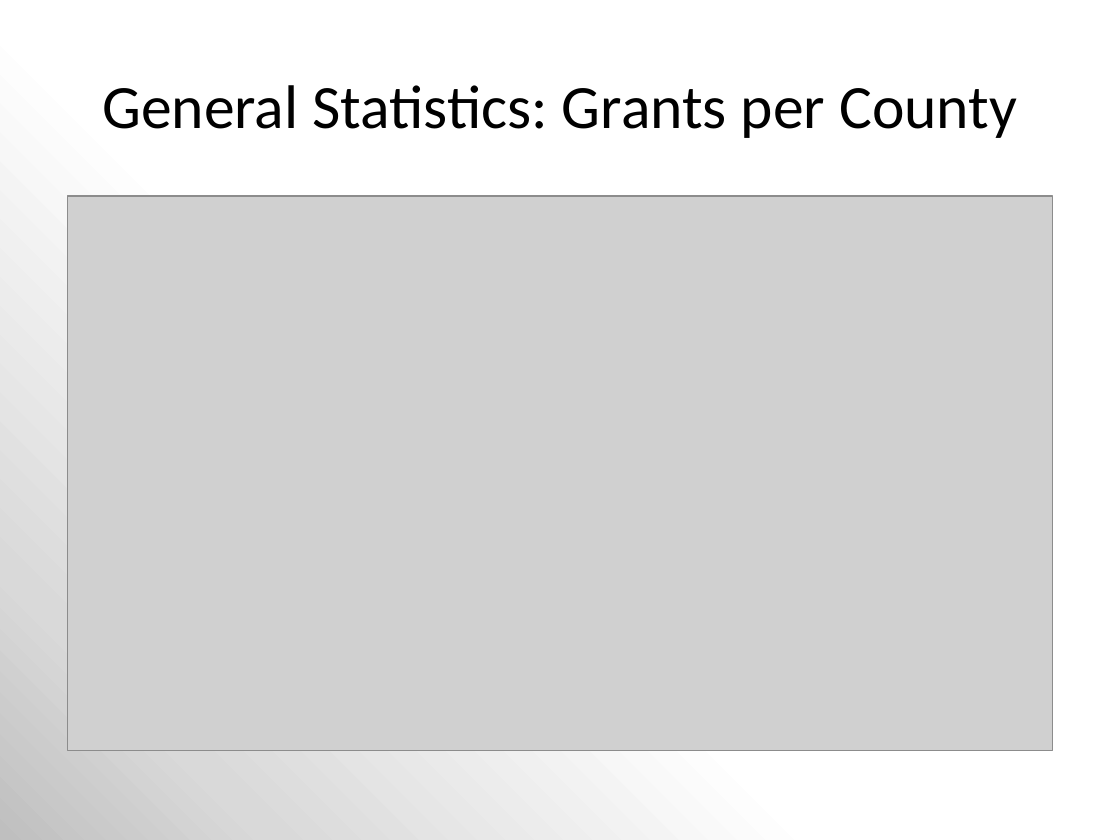
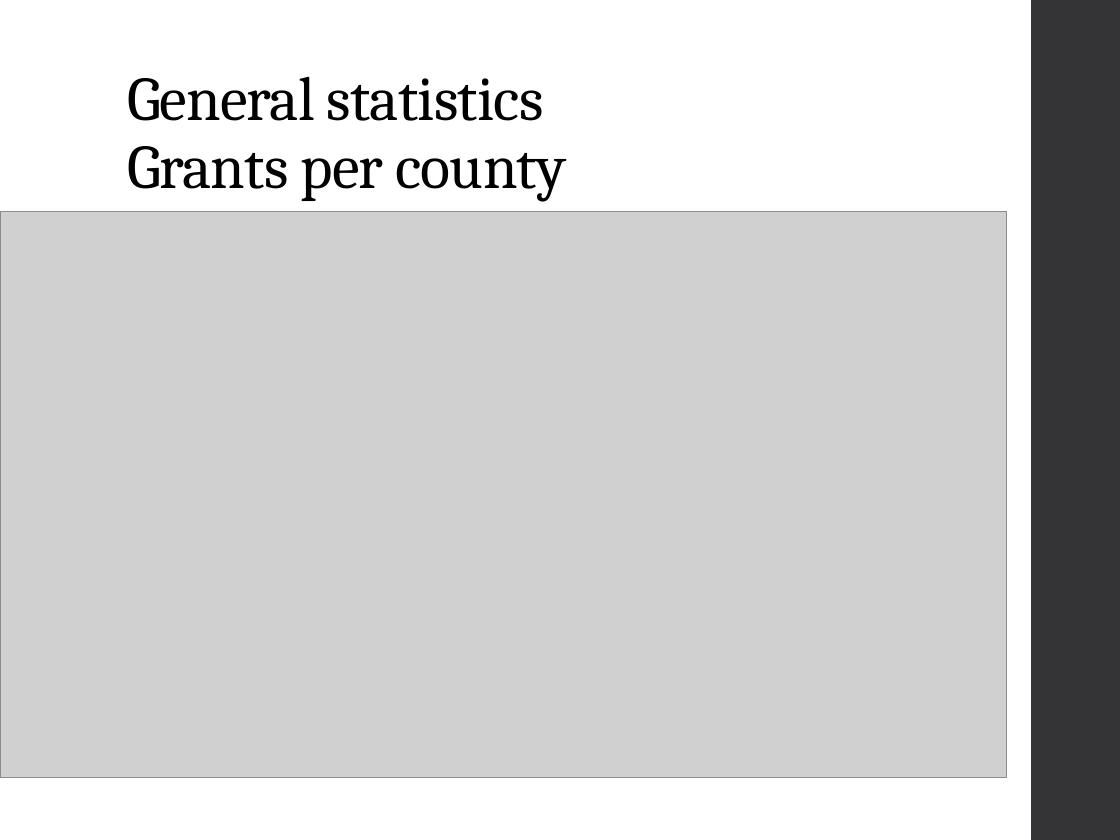
Before and after one commit to MizzouDataMiningCourse-Vaccines/VaccineEffectiveness, a slide deck: slide 7 of docs/Mining NIH Grant Data.pptx (slide 6 before the commit). Drawn at 1120x840 pixels with LibreOffice and Linux fonts; fonts in the diff are those of the drawing; grey boxes stand for pictures. Boxes give left, top, right and bottom in pixels: in the first picture for what was removed or moved away, otherwise in the second. Text is boxed around its words. In the diff, an @@ line names an element or a change of style, - is before the commit and + after.

```diff
--- a/docs/Mining NIH Grant Data.pptx
+++ b/docs/Mining NIH Grant Data.pptx
@@ background gradient #BFBFBF to #D9D9D9 to #FFFFFF to #FFFFFF @@
@@ rectangle added at (x1=1032, y1=0, x2=1120, y2=840), fill #353537 @@
@@ title "General statistics Grants per county" at (x1=127, y1=76, x2=567, y2=202): vertical alignment middle to bottom @@
@@ title at (x1=127, y1=76, x2=567, y2=202): text changed; size 39.6 to 40 pt; font Calibri to Cambria @@
-General Statistics: Grants per County
+General statistics
+Grants per county
@@ picture resized from (x1=67, y1=196, x2=1053, y2=750) to (x1=0, y1=212, x2=1006, y2=777) @@
```
Also in this commit, not shown: 11 other slides changed, 3 slides added, 2 slides removed, 2 other files.
